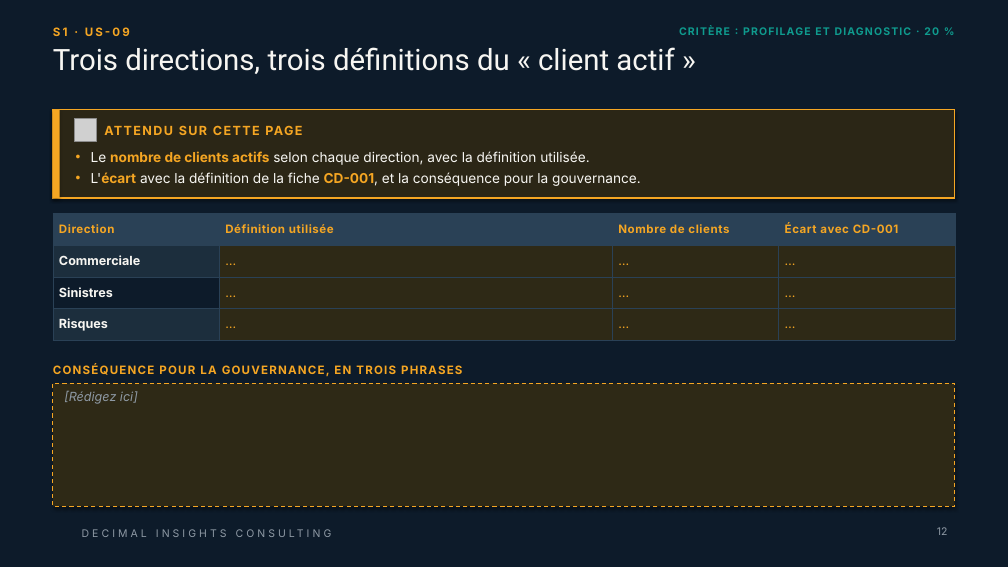
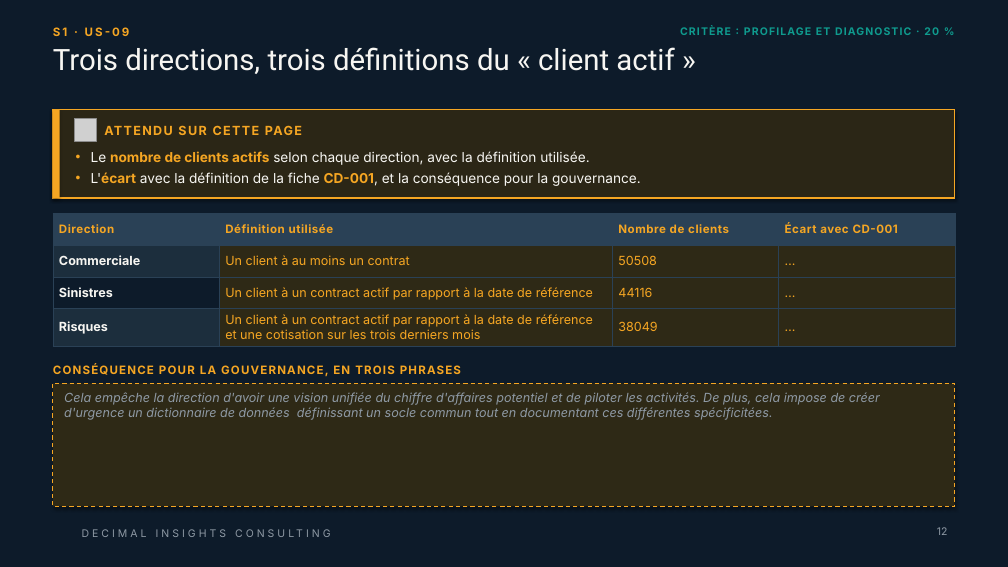
Before and after one commit to 0TRDavid/td-qualite-g00, a slide deck: slide 12 of livrables/Livrable_Groupe_TD_AssurConnect.pptx. Drawn at 1008x567 pixels with LibreOffice and Linux fonts; fonts in the diff are those of the drawing; grey boxes stand for pictures; background and template pictures are left out. Boxes give left, top, right and bottom in pixels: in the first picture for what was removed or moved away, otherwise in the second. Text is boxed around its words. In the diff, an @@ line names an element or a change of style, - is before the commit and + after.

```diff
--- a/livrables/Livrable_Groupe_TD_AssurConnect.pptx
+++ b/livrables/Livrable_Groupe_TD_AssurConnect.pptx
@@ table at [53,213,955,343] @@
-row 2, column 2: …
+row 2, column 2: Un client à au moins un contrat
-row 2, column 3: …
+row 2, column 3: 50508
-row 3, column 2: …
+row 3, column 2: Un client à un contract actif par rapport à la date de référence
-row 3, column 3: …
+row 3, column 3: 44116
-row 4, column 2: …
+row 4, column 2: Un client à un contract actif par rapport à la date de référence et une cotisation sur les trois derniers mois
-row 4, column 3: …
+row 4, column 3: 38049
@@ text in rectangle at [64,392,880,420]: text changed @@
-[Rédigez ici]
+Cela empêche la direction d'avoir une vision unifiée du chiffre d'affaires potentiel et de piloter les activités. De plus, cela impose de créer d'urgence un dictionnaire de données définissant un socle commun tout en documentant ces différentes spécificitées.
```
Also in this commit, not shown: 3 other slides changed, 1 other file.
